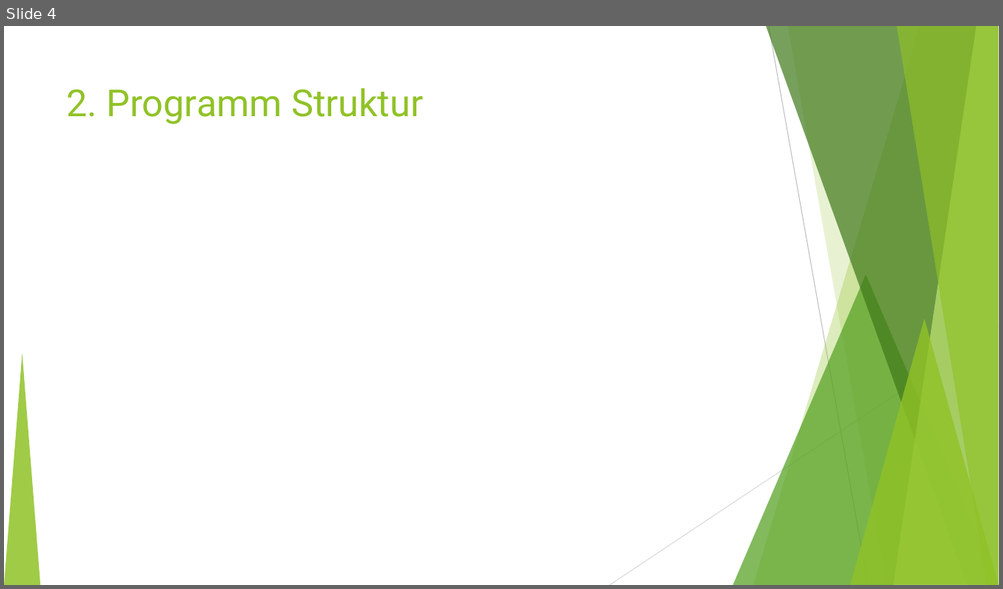
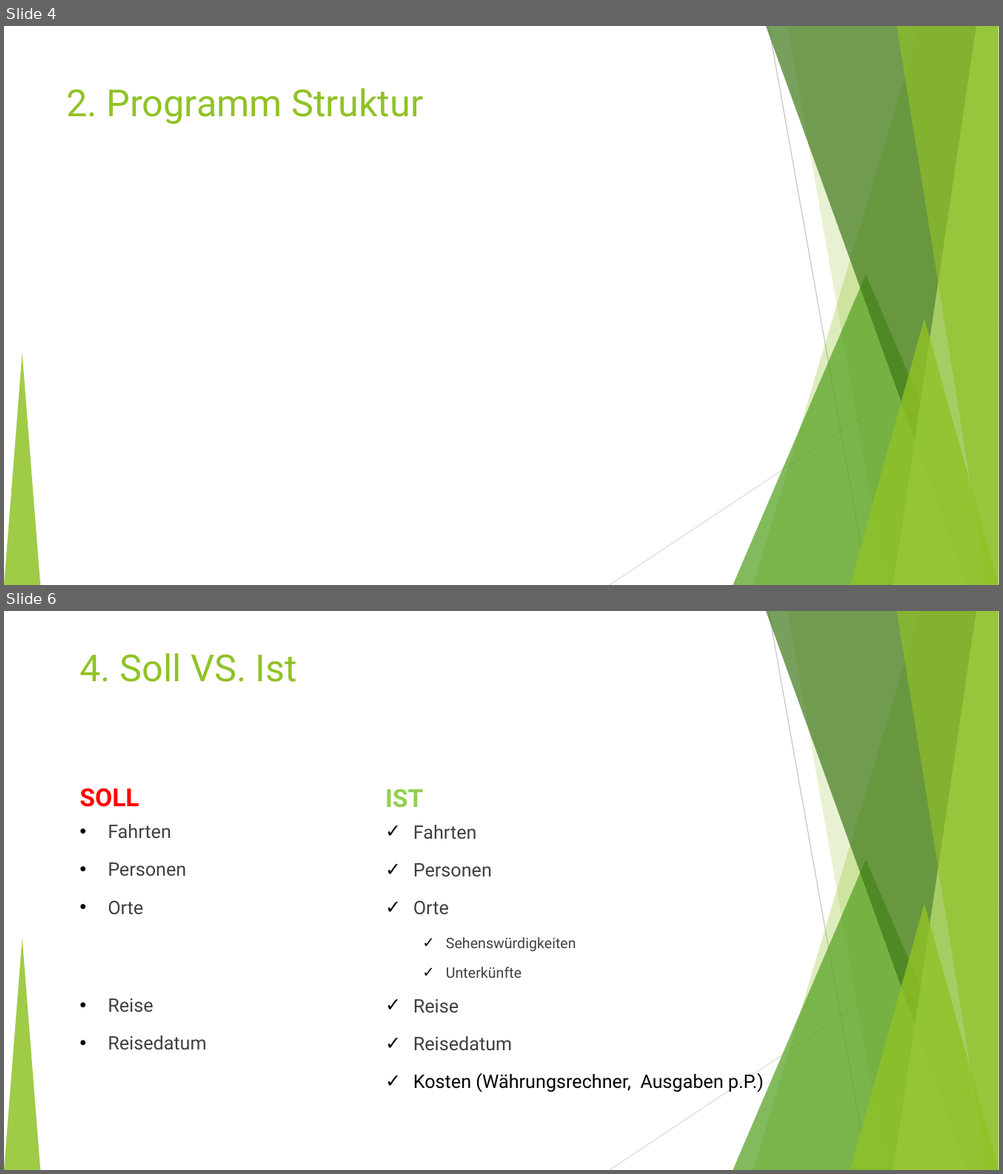
Before and after one commit to fh-erfurt/TravelBuddy-REST, a slide deck: doc/Präsentation/TravelBuddy_1.ppt. Shown one above the other, each under a label of ours: slide 4 before the commit, slides 4 and 6 after it; the slides between them are not shown. The pictures are 1003x589 and 1003x1174 pixels, drawn with LibreOffice and Linux fonts; fonts in the diff are those of the drawing. Boxes give left, top, right and bottom in pixels: in the first picture for what was removed or moved away, otherwise in the second. Text is boxed around its words. In the diff, an @@ line names an element or a change of style, - is before the commit and + after.

```diff
--- a/doc/Präsentation/TravelBuddy_1.ppt
+++ b/doc/Präsentation/TravelBuddy_1.ppt
@@ slide 6 added at [4,611,999,1170], background #FFFFFF; not listed: 10 template elements that a slide beside it also shows @@
@@ title added at [79,653,297,682], 36 pt, text #90C226 @@
+4. Soll VS. Ist
@@ text added at [79,788,139,807], 24 pt, text #FF0000, bold @@
+SOLL
@@ text added at [385,789,423,808], 24 pt, text #92D050, bold @@
+IST
@@ text added at [108,824,206,1051], 14 pt, text #FFFFFF @@
+• Fahrten
+• Personen
+• Orte
+  Kosten (Währungsrechner,.)
+  Kosten (Währungsrechner,)
+• Reise
+• Reisedatum
@@ text added at [413,825,763,1093], 18 pt, text #404040 @@
+✓ Fahrten
+✓ Personen
+✓ Orte
+  ✓ Sehenswürdigkeiten
+  ✓ Unterkünfte
+✓ Reise
+✓ Reisedatum
+✓ Kosten (Währungsrechner, Ausgaben p.P.)
```
Also in this commit, not shown: 3 slides changed, 1 slide removed.
